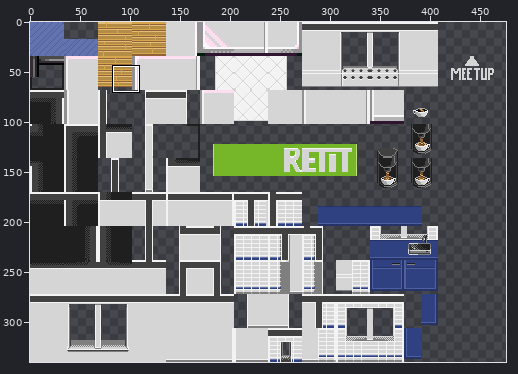
File history of a sprite sheet, office_tileset.png. Above, an overview of the earlier version with the close-up marked.
Close-up. Old version:
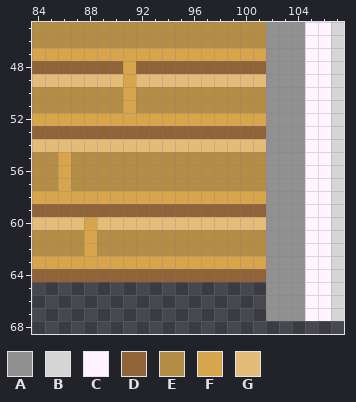
The file is 476x340 pixels. Colours within 5 levels of each other are drawn and written as one. Shown: x 84..107, y 45..68. The commit also changed other parts of the picture, which this record leaves out.
Palette (. is transparent): A #919191  B #d5d5d5  C #fff4ff  D #916339  E #b38c46  F #d7a54c  G #e2bc78
Pixels before, first column x 84:
45 EEEEEEEEEEEEEEEEEEAAACCB
46 EEEEEEEEEEEEEEEEEEAAACCB
47 FFFFFFFFFFFFFFFFFFAAACCB
48 DDDDDDDFDDDDDDDDDDAAACCB
49 GGGGGGGFGGGGGGGGGGAAACCB
50 EEEEEEEFEEEEEEEEEEAAACCB
51 EEEEEEEFEEEEEEEEEEAAACCB
52 FFFFFFFFFFFFFFFFFFAAACCB
53 DDDDDDDDDDDDDDDDDDAAACCB
54 GGGGGGGGGGGGGGGGGGAAACCB
55 EEFEEEEEEEEEEEEEEEAAACCB
56 EEFEEEEEEEEEEEEEEEAAACCB
57 EEFEEEEEEEEEEEEEEEAAACCB
58 FFFFFFFFFFFFFFFFFFAAACCB
59 DDDDDDDDDDDDDDDDDDAAACCB
60 GGGGFGGGGGGGGGGGGGAAACCB
61 EEEEFEEEEEEEEEEEEEAAACCB
62 EEEEFEEEEEEEEEEEEEAAACCB
63 FFFFFFFFFFFFFFFFFFAAACCB
64 DDDDDDDDDDDDDDDDDDAAACCB
65 ..................AAACCB
66 ..................AAACCB
67 ..................AAACCB
Now the later version:
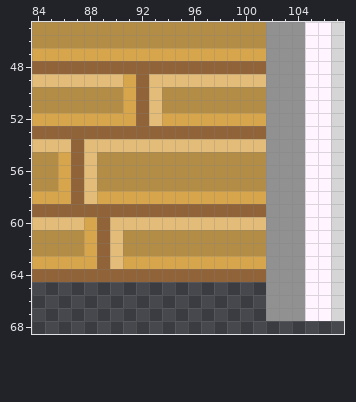
Difference:
The edit turns colour E into colour D in rows 50 to 51 at x 92; in rows 55 to 57 at x 87; in rows 61 to 62 at x 89.
The edit turns colour F into colour D in row 48 at x 91; in row 52 at x 92; in row 58 at x 87; in row 63 at x 89.
The edit turns colour G into colour D in row 49 at x 92; in row 54 at x 87; in row 60 at x 89.
The edit turns colour E into colour G in rows 50 to 51 at x 93; in rows 55 to 57 at x 88; in rows 61 to 62 at x 90.
The edit turns colour F into colour G in row 52 at x 93; in row 58 at x 88; in row 63 at x 90.
